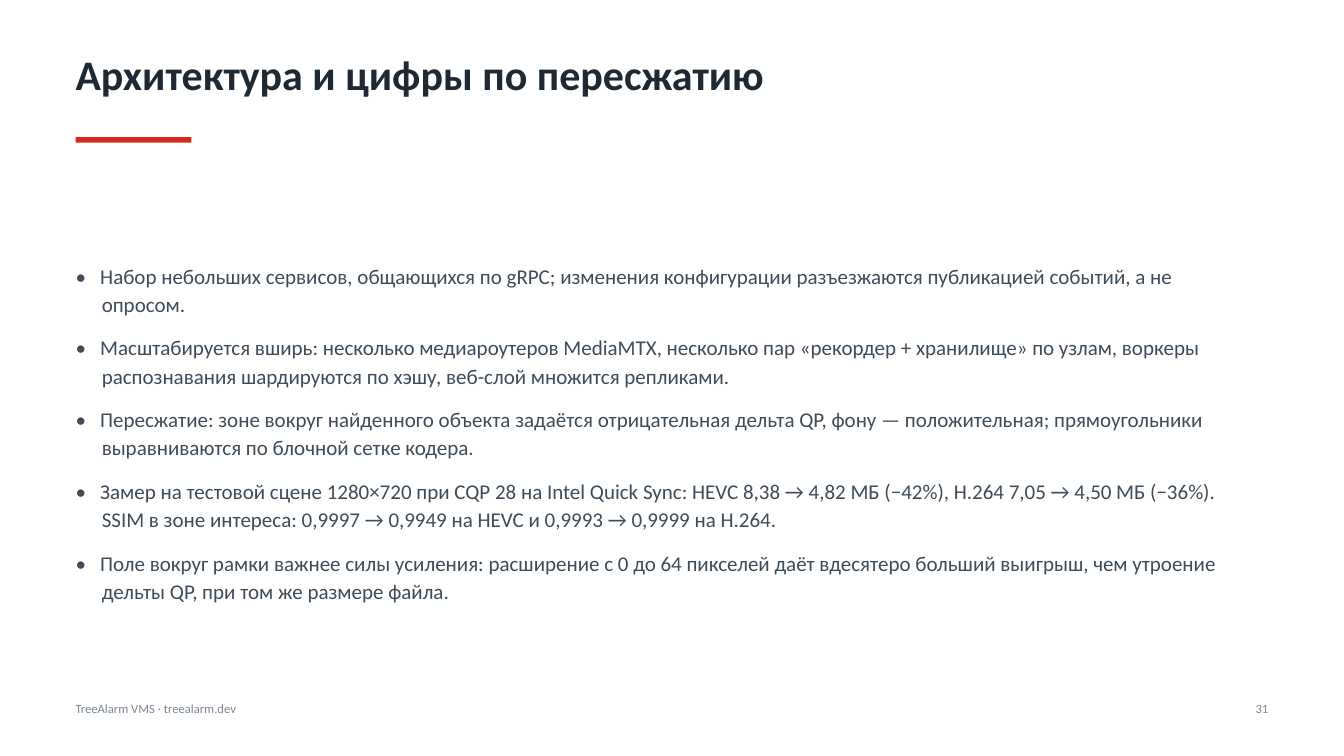
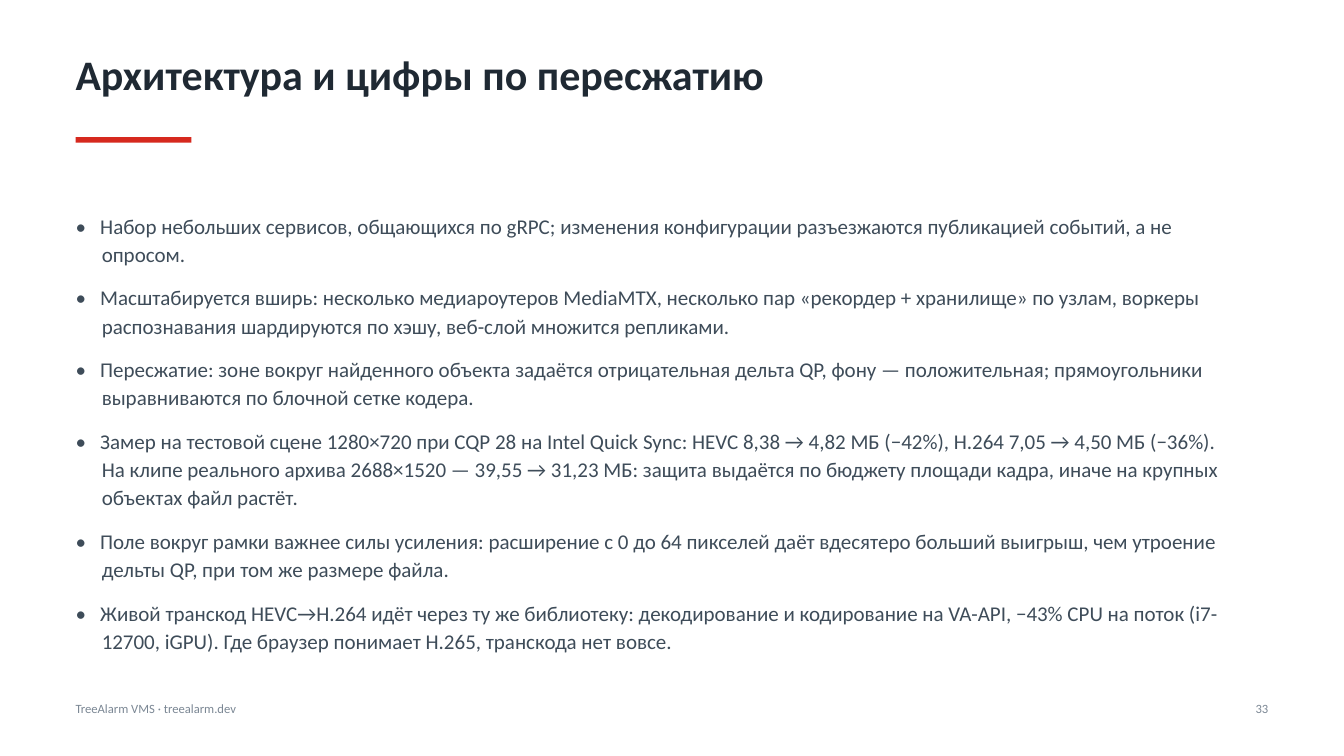
Before and after one commit to treealarm/ta_vms, a slide deck: slide 33 of docs/TreeAlarm-VMS-2026-ru.pptx (slide 31 before the commit). Drawn at 1344x756 pixels with LibreOffice and Linux fonts; fonts in the diff are those of the drawing. Boxes give left, top, right and bottom in pixels: in the first picture for what was removed or moved away, otherwise in the second. Text is boxed around its words. In the diff, an @@ line names an element or a change of style, - is before the commit and + after.

```diff
--- a/docs/TreeAlarm-VMS-2026-ru.pptx
+++ b/docs/TreeAlarm-VMS-2026-ru.pptx
@@ text at [100,434,1217,509]: text changed @@
-• Замер на тестовой сцене 1280×720 при CQP 28 на Intel Quick Sync: HEVC 8,38 → 4,82 МБ (−42%), H.264 7,05 → 4,50 МБ (−36%). SSIM в зоне интереса: 0,9997 → 0,9949 на HEVC и 0,9993 → 0,9999 на H.264.
+• Замер на тестовой сцене 1280×720 при CQP 28 на Intel Quick Sync: HEVC 8,38 → 4,82 МБ (−42%), H.264 7,05 → 4,50 МБ (−36%). На клипе реального архива 2688×1520 — 39,55 → 31,23 МБ: защита выдаётся по бюджету площади кадра, иначе на крупных объектах файл растёт.
@@ text at [100,606,1217,653]: paragraph added @@
+• Живой транскод HEVC→H.264 идёт через ту же библиотеку: декодирование и кодирование на VA-API, −43% CPU на поток (i7-12700, iGPU). Где браузер понимает H.265, транскода нет вовсе.
@@ text at [1256,705,1269,713]: text changed @@
-31
+33
```
Also in this commit, not shown: 25 other slides changed, 2 slides added, 3 other files.
